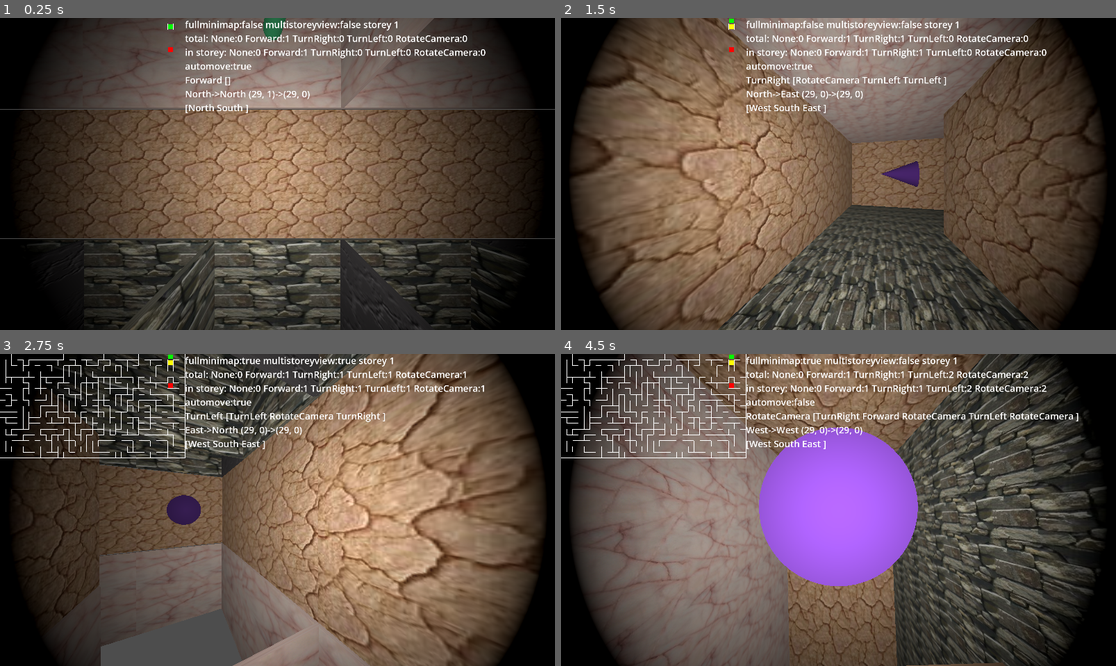
Above: before the commit, frames 1-4 (two rows, left to right).
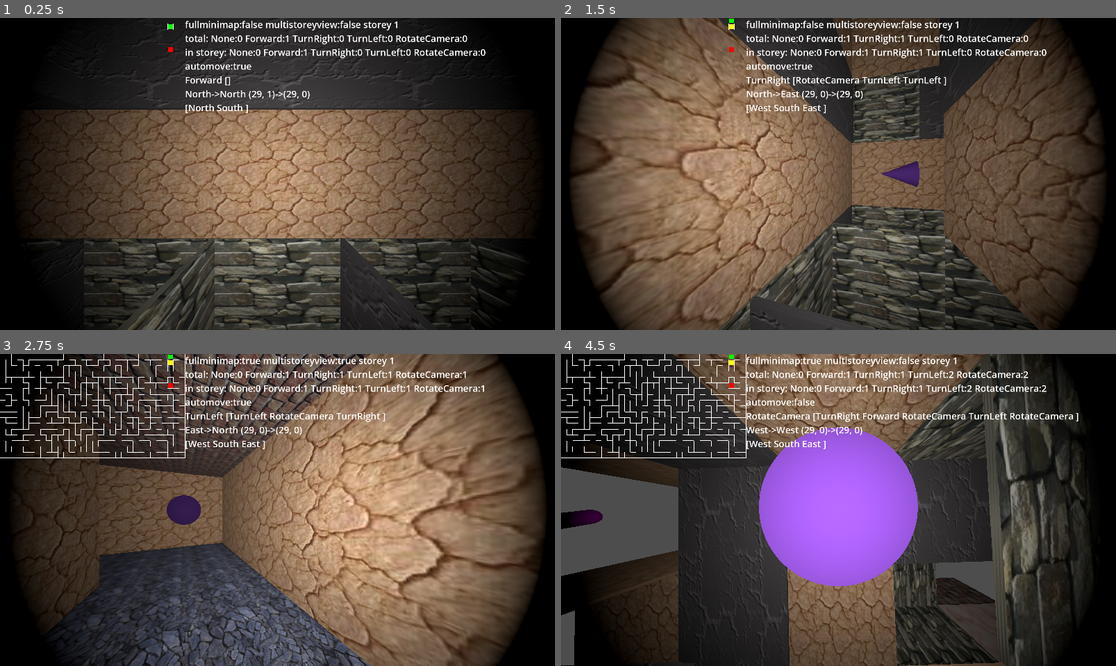
Above: after the commit, the same moments.

Repository: kasworld/gd4maze3d
Game: Godot game, scene res://main.tscn
Two runs of this game, one before a commit and one after it. Both use one fixed random seed, a clock stepped at 60 frames per second and the inputs below.
Inputs (mouse positions are in pixels of both pictures, inside the frame that each line leads up to):
- Up to frame 1 (0.25 s): no input
- Up to frame 2 (1.5 s): tap Enter at 0.5 s; move the mouse to (960, 158) at 0.52 s; hold Right 0.53-1.28 s; tap 2 at 0.6, 1.35 s; click (960, 158) at 0.67 s; tap Space at 0.77 s; move the mouse to (727, 189) at 1.27 s; hold Down from 1.28 s (still down)
- Up to frame 3 (2.75 s): tap Space at 1.52 s; move the mouse to (333, 441) at 2.02 s; release Down at 2.03 s; hold Right from 2.03 s (still down); tap 1 at 2.1 s; tap 2 at 2.3 s
- Up to frame 4 (4.5 s): move the mouse to (810, 572) at 2.77 s; release Right at 2.78 s; hold Up 2.78-3.53 s; tap 3 at 2.85 s; click (810, 572) at 2.92 s; tap Space at 3.02, 3.77 s; tap 2 at 3.05, 3.6, 4.35 s; move the mouse to (1005, 556) at 3.52 s; hold Left from 3.53 s (still down); move the mouse to (672, 463) at 4.27 s

The runs differ from the first frame. In frame 1, 26% of the frame differs, in the area x 0-100%, y 0-100%; in frame 2, 20%; in frame 3, 19%; in frame 4, 43%, in the area x 0-99%, y 0-100%.

Commit message:
update multi storey

Diff:
--- a/main.gd
+++ b/main.gd
@@ -4,8 +4,15 @@
 var storey_score :int
 
 var storey_scene = preload("res://storey.tscn")
-var storey :Storey
 var maze_size = Vector2i(32,18)
+const StoreyCount = 5
+const StoreyPlay = int(StoreyCount/2)
+var storey_list :Array[Storey]
+func new_storey()->Storey:
+	var st = storey_scene.instantiate()
+	add_child(st)
+	st.init(maze_size)
+	return st
 
 var minimap_scene = preload("res://mini_map.tscn")
 var minimap :MiniMap
@@ -34,49 +41,39 @@
 		player_list.append(pl)
 		add_child(pl)
 		pl.auto_move = true
-
-	var st = new_storey()
-	st.position.y = 1.01
-	st.view_floor_ceiling(false)
-	st = new_storey()
-	st.position.y = -1.01
-	st.view_floor_ceiling(false)
-
 	start_new_maze()
 
-func new_storey()->Storey:
-	var st = storey_scene.instantiate()
-	add_child(st)
-	st.init(maze_size)
-	return st
-
 func start_new_maze()->void:
-	if storey != null:
-		storey.queue_free()
-	storey = new_storey()
-	storey.view_floor_ceiling(view_floor_ceiling)
+	for st in storey_list:
+		st.queue_free()
+	for i in StoreyCount:
+		var posy = i - StoreyPlay
+		var st = new_storey()
+		st.view_floor_ceiling(view_floor_ceiling,view_floor_ceiling)
+		st.position.y = posy
+		storey_list.append(st)
 
 	if minimap != null:
 		minimap.queue_free()
 	minimap = minimap_scene.instantiate()
 	add_child(minimap)
-	minimap.init(storey)
+	minimap.init(storey_list[StoreyPlay])
 
 	if minimap2draw != null:
 		minimap2draw.queue_free()
 	minimap2draw = minimap2draw_scene.instantiate()
 	add_child(minimap2draw)
-	minimap2draw.init(storey)
+	minimap2draw.init(storey_list[StoreyPlay])
 
 	$Label.position.x = minimap.get_width()
 	storey_score += 1
 
 	for i in PlayerCount:
 		if i == 0:
-			player_list[i].enter_storey(storey,false)
+			player_list[i].enter_storey(storey_list[StoreyPlay],false)
 			player_list[i].light_on(true)
 		else:
-			player_list[i].enter_storey(storey, true)
+			player_list[i].enter_storey(storey_list[StoreyPlay], true)
 		animate_forward_by_dur(player_list[i], 0)
 		animate_turn_by_dur(player_list[i], 0)
 	set_minimap_mode()
@@ -87,19 +84,19 @@
 		var ani_dur = pl.get_ani_dur()
 		if pl.act_end(ani_dur): # true on act end
 			if i == 0:
-				if storey.is_goal_pos(pl.pos_old):
+				if storey_list[StoreyPlay].is_goal_pos(pl.pos_old):
 					start_new_maze()
 					return
-				if storey.is_capsule_pos(pl.pos_old) : # capsule encounter
+				if storey_list[StoreyPlay].is_capsule_pos(pl.pos_old) : # capsule encounter
 					pl.act_queue.push_back(Character.Act.RotateCamera)
-					storey.remove_capsule_at(pl.pos_old)
+					storey_list[StoreyPlay].remove_capsule_at(pl.pos_old)
 				minimap.move_player(pl.pos_old.x, pl.pos_old.y)
 				minimap2draw.move_player(pl.pos_old.x, pl.pos_old.y)
 		pl.ai_act()
 		if pl.start_new_act(): # new act start
 			ani_dur = 0
 			if i == 0:
-				var walldir = storey.maze_cells.get_wall_dir_at(pl.pos_old.x,pl.pos_old.y)
+				var walldir = storey_list[StoreyPlay].maze_cells.get_wall_dir_at(pl.pos_old.x,pl.pos_old.y)
 				for d in walldir:
 					minimap2draw.add_wall_at(pl.pos_old.x,pl.pos_old.y,Storey.MazeDir2Dir[d])
 		if pl.act_current != Character.Act.None :
@@ -116,7 +113,7 @@
 			set_minimap_mode()
 		elif event.keycode == KEY_2:
 			view_floor_ceiling = !view_floor_ceiling
-			storey.view_floor_ceiling(!view_floor_ceiling)
+			storey_list[StoreyPlay].view_floor_ceiling(view_floor_ceiling,view_floor_ceiling)
 		elif event.keycode == KEY_3:
 			player_list[0].auto_move = !player_list[0].auto_move
 
--- a/storey.gd
+++ b/storey.gd
@@ -126,9 +126,9 @@
 	for p in capsule_pos_dic:
 		capsule_pos_dic[p].rotate_y(delta)
 
-func view_floor_ceiling(b :bool)->void:
-	$Floor.visible = b
-	$Ceiling.visible = b
+func view_floor_ceiling(f :bool,c :bool)->void:
+	$Floor.visible = f
+	$Ceiling.visible = c
 
 func make_wall_by_maze()->void:
 	for y in maze_size.y:
